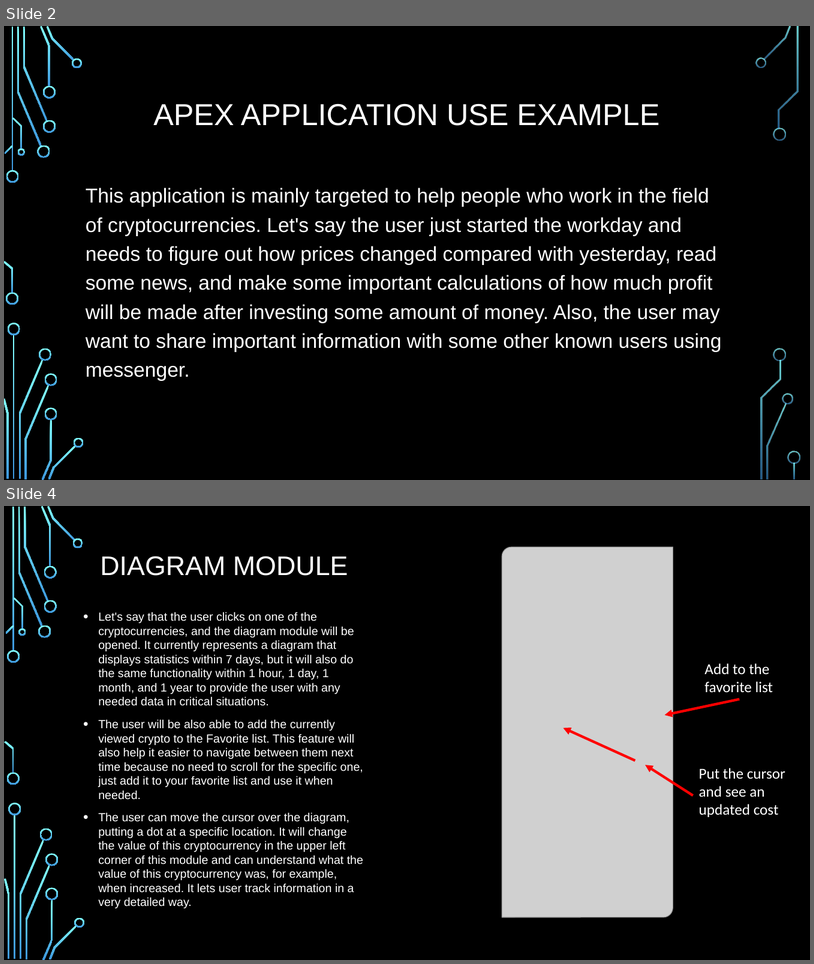
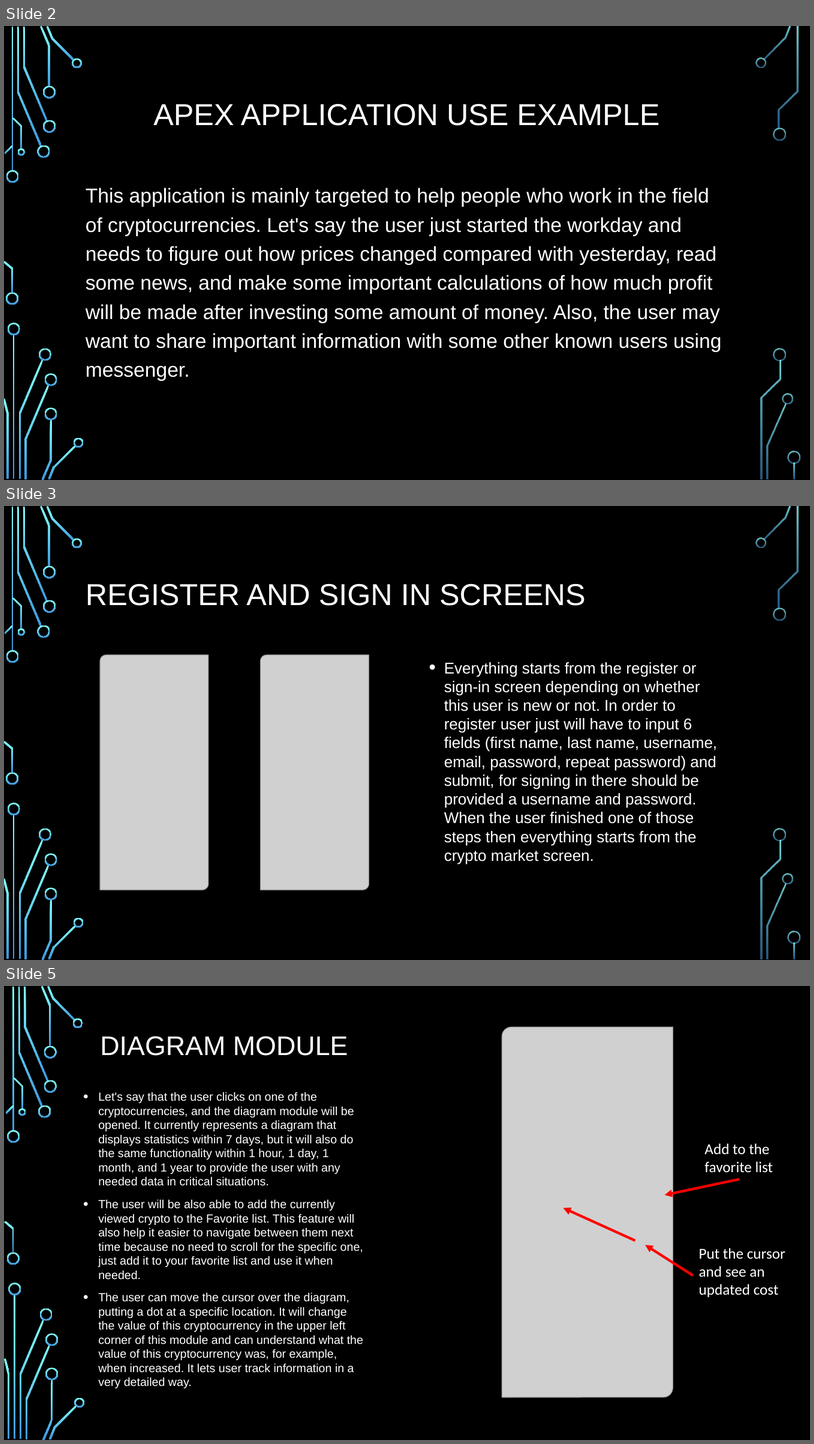
Before and after one commit to IvanZelenkov/Apex, a slide deck: Project Milestone 5/Apex.pptx. Shown one above the other, each under a label of ours: slides 2 and 4 before the commit, slides 2, 3 and 5 after it; the slides between them are not shown. The pictures are 814x964 and 814x1444 pixels, drawn with LibreOffice and Linux fonts; fonts in the diff are those of the drawing; grey boxes stand for pictures; background and template pictures are left out. Boxes give left, top, right and bottom in pixels: in the first picture for what was removed or moved away, otherwise in the second. Text is boxed around its words. In the diff, an @@ line names an element or a change of style, - is before the commit and + after.

```diff
--- a/Project Milestone 5/Apex.pptx
+++ b/Project Milestone 5/Apex.pptx
@@ slide 3 added at <box>4,506,810,960</box>, background picture (left out); not listed: 36 template elements that a slide beside it also shows @@
@@ title added at <box>86,583,585,606</box>, 36 pt, text #FFFFFF @@
+REGISTER AND SIGN IN SCREENS
@@ picture added at <box>100,655,209,889</box> @@
@@ picture added at <box>260,655,369,889</box> @@
@@ text added at <box>444,662,717,864</box>, 18.6 pt, text #FFFFFF @@
+• Everything starts from the register or sign-in screen depending on whether this user is new or not. In order to register user just will have to input 6 fields (first name, last name, username, email, password, repeat password) and submit, for signing in there should be provided a username and password. When the user finished one of those steps then everything starts from the crypto market screen.
@@ what was slide 4 is now slide 5 @@
```
Also in this commit, not shown: 6 slides changed, 1 other slide added.
